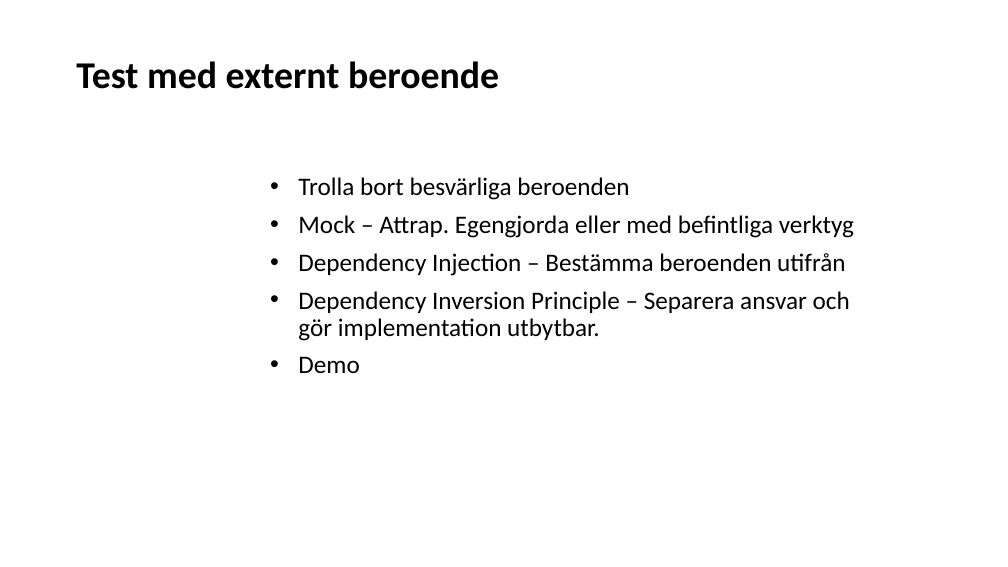
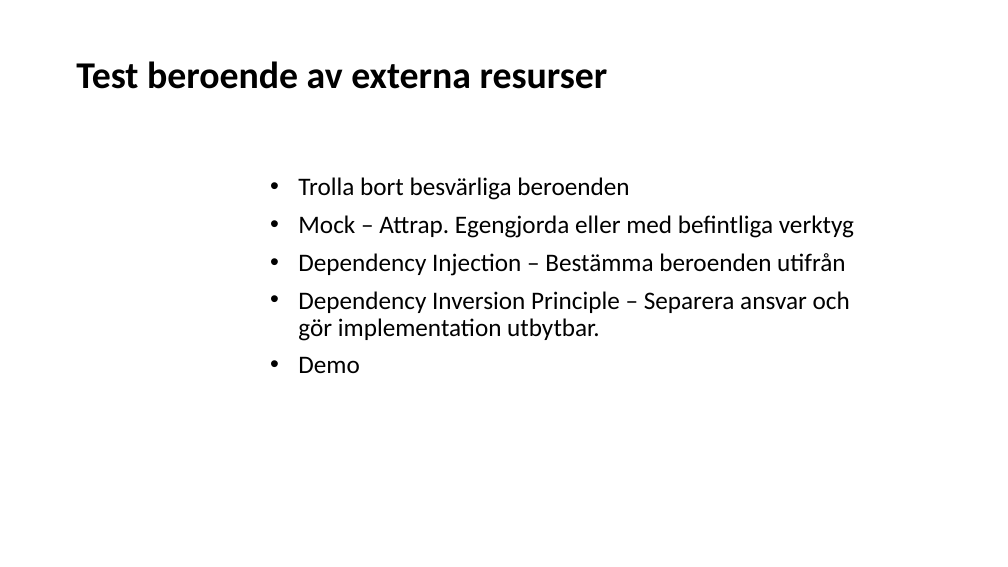
Before and after one commit to Omegapoint/tdd-lab, a slide deck: slide 11 of TDD-Presentation.pptx. Drawn at 1008x567 pixels with LibreOffice and Linux fonts; fonts in the diff are those of the drawing. Boxes give left, top, right and bottom in pixels: in the first picture for what was removed or moved away, otherwise in the second. Text is boxed around its words. In the diff, an @@ line names an element or a change of style, - is before the commit and + after.

Commit message:
Finputs av presentation

```diff
--- a/TDD-Presentation.pptx
+++ b/TDD-Presentation.pptx
@@ title at <box>76,61,608,89</box>: text changed @@
-Test med externt beroende
+Test beroende av externa resurser
```
